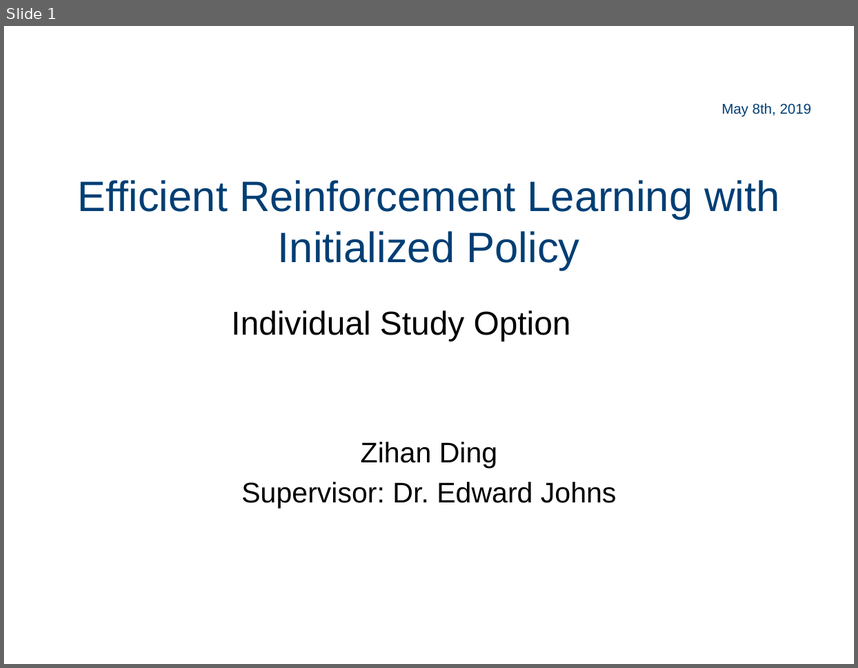
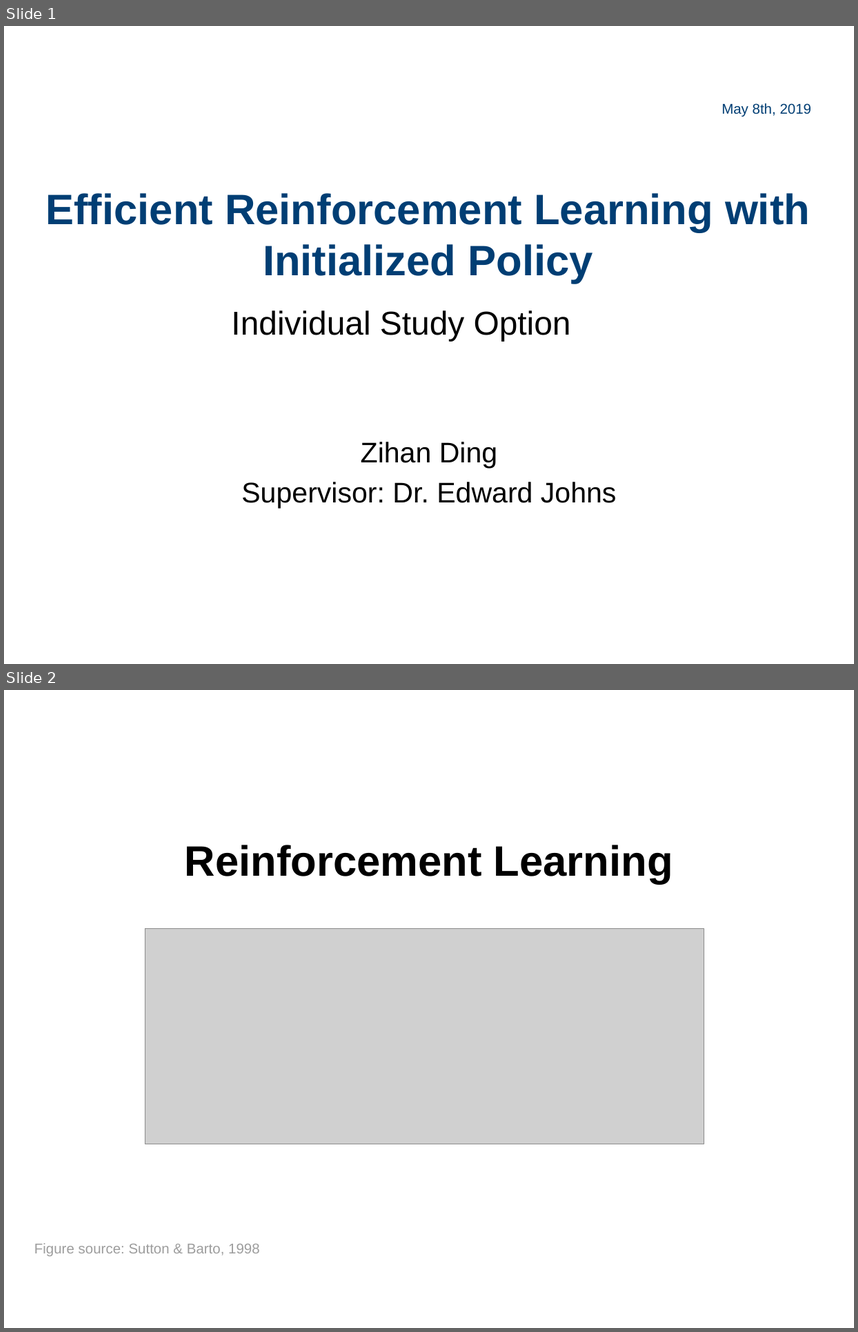
Before and after one commit to quantumiracle/Benchmark-Efficient-Reinforcement-Learning-with-Demonstrations, a slide deck: document/PPT/ISO_pre.pptx. Shown one above the other, each under a label of ours: slide 1 before the commit, slides 1 and 2 after it. The pictures are 858x668 and 858x1332 pixels, drawn with LibreOffice and Linux fonts; fonts in the diff are those of the drawing; grey boxes stand for pictures; background and template pictures are left out. Boxes give left, top, right and bottom in pixels: in the first picture for what was removed or moved away, otherwise in the second. Text is boxed around its words. In the diff, an @@ line names an element or a change of style, - is before the commit and + after.

```diff
--- a/document/PPT/ISO_pre.pptx
+++ b/document/PPT/ISO_pre.pptx
@@ slide 2 added at <box>4,690,854,1328</box>, background picture (left out) @@
@@ title added at <box>185,845,673,884</box>, 36 pt, text #000000, bold @@
+Reinforcement Learning
@@ picture added at <box>145,928,704,1143</box> @@
@@ text added at <box>34,1243,260,1256</box>, 12 pt, text #9D9D9D @@
+Figure source: Sutton & Barto, 1998
@@ slide 1 changed as well @@
@@ title "Efficient Reinforcement Learning with Initialized ...": place and size @@
-title "Efficient Reinforcement Learning with Initialized ..." at <box>77,180,780,270</box>
+title "Efficient Reinforcement Learning with Initialized ..." at <box>45,193,810,283</box>
@@ title "Efficient Reinforcement Learning with Initialized ..." at <box>45,193,810,283</box>: bold on @@
```
Also in this commit, not shown: 1 other slide changed, 32 other slides added, 7 slides removed, 26 other files.
